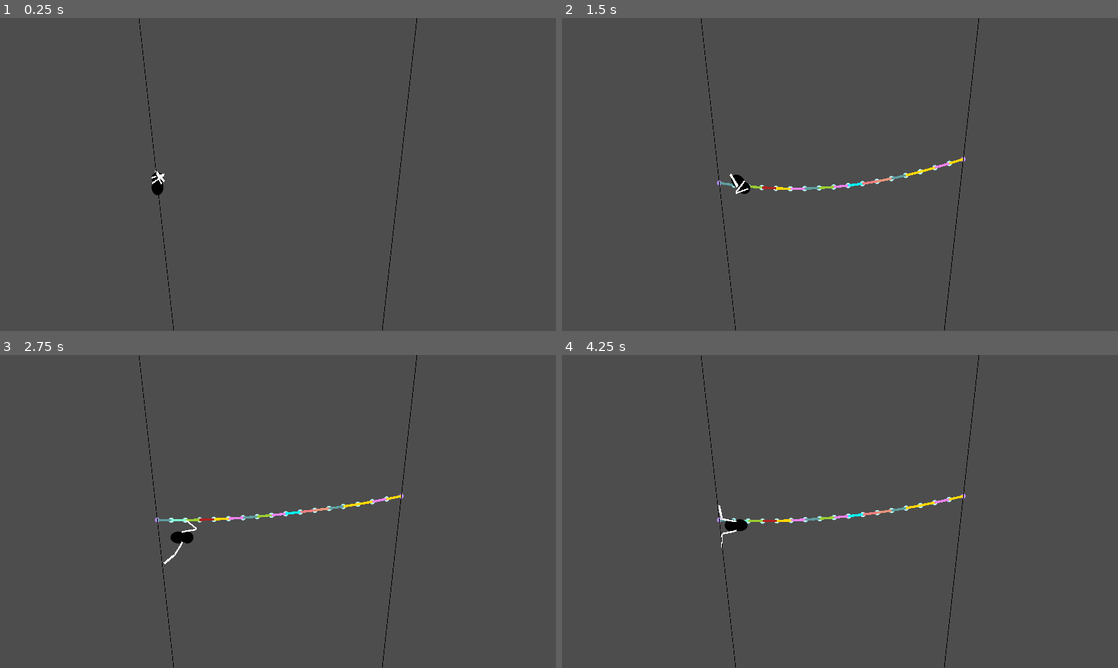
Above: before the commit, frames 1-4 (two rows, left to right).
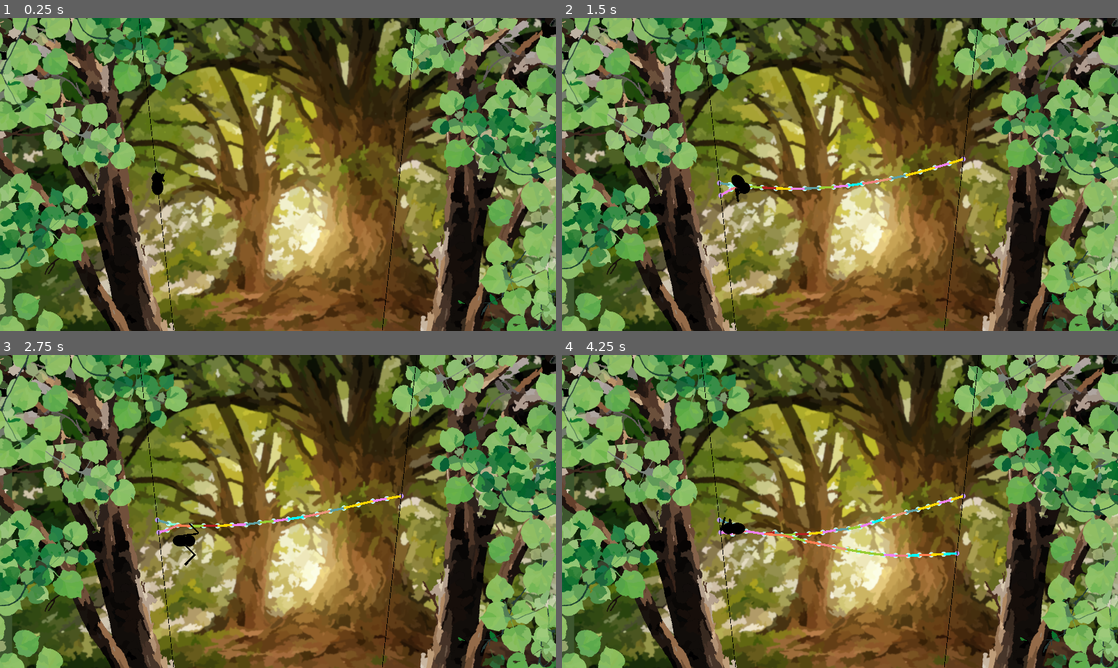
Above: after the commit, the same moments.

Repository: InRe-Dan/ld56
Game: Godot game, scene res://world/world.tscn
The game is run twice, just before and just after one commit, with the same random seed, the same clock (stepped at 60 frames per second) and the same inputs.
Inputs (mouse positions are in pixels of both pictures, inside the frame that each line leads up to):
- Up to frame 1 (0.25 s): no input
- Up to frame 2 (1.5 s): move the mouse to (962, 158) at 0.52 s; hold D (move_right) 0.53-1.28 s; click (962, 158) at 0.67 s; move the mouse to (728, 190) at 1.27 s; hold S (move_down) from 1.28 s (still down); click (728, 190) at 1.42 s
- Up to frame 3 (2.75 s): move the mouse to (333, 442) at 2.02 s; release S (move_down) at 2.03 s; hold D (move_right) from 2.03 s (still down); click (333, 442) at 2.17 s
- Up to frame 4 (4.25 s): move the mouse to (812, 574) at 2.77 s; release D (move_right) at 2.78 s; hold W (move_up) 2.78-3.53 s; click (812, 574) at 2.92 s; move the mouse to (1006, 558) at 3.52 s; hold A (move_left) from 3.53 s (still down); click (1006, 558) at 3.67 s

The runs differ from the first frame. In frame 1, 99% of the frame differs, in the area x 0-100%, y 0-100%; in frame 2, 98%; in frame 3, 99%; in frame 4, 99%.

Commit message:
Visual touchups, spider web cast improvements

Diff:
--- a/project.godot
+++ b/project.godot
@@ -23,6 +23,8 @@
 
 window/size/viewport_width=1920
 window/size/viewport_height=1080
+window/size/window_width_override=1280
+window/size/window_height_override=720
 window/stretch/mode="canvas_items"
 
 [dotnet]
--- a/spider/legs.gd
+++ b/spider/legs.gd
@@ -28,13 +28,10 @@
 		if area.has_overlapping_bodies():
 			for object : PhysicsBody2D in area.get_overlapping_bodies():
 				for object_child : Node in object.get_children():
-					print(object_child)
 					if object_child is CollisionPolygon2D:
 						var points : PackedVector2Array = object_child.polygon
 						var closest : Vector2 = NearestPointOnLine(points[0], points[1], node.global_position)
 						if closest != Vector2(-1, -1):
 							best_dist = closest.distance_to(node.global_position)
 							target = closest
-							print("1")
-		print(target)
 		marker.global_position = lerp(marker.global_position, target, 5 * delta)
--- a/spider/spider.gd
+++ b/spider/spider.gd
@@ -65,7 +65,9 @@
 ## Fires a web at the current mouse position
 func shoot_web() -> void:
 	web_cast.global_rotation = 0
-	web_cast.target_position = global_position.direction_to(get_global_mouse_position()) * 5000
+	var dir : Vector2 = global_position.direction_to(get_global_mouse_position())
+	web_cast.global_position = global_position + dir * 50
+	web_cast.target_position = dir * 5000
 	web_cast.force_raycast_update()
 	if web_cast.is_colliding():
 		factory.create_web(global_position, web_cast.get_collision_point())
--- a/spider/spider.tscn
+++ b/spider/spider.tscn
@@ -4,8 +4,8 @@
 [ext_resource type="Script" path="res://spider/legs.gd" id="3_yp1od"]
 
 [sub_resource type="Gradient" id="Gradient_b7iuv"]
-offsets = PackedFloat32Array(0, 0.59375, 0.634375, 0.996875)
-colors = PackedColorArray(0, 0, 0, 1, 0, 0, 0, 0.971787, 0, 0, 0, 0, 0, 0, 0, 0)
+offsets = PackedFloat32Array(0, 0.59375, 0.6, 0.996875)
+colors = PackedColorArray(0, 0, 0, 1, 0, 0, 0, 1, 0, 0, 0, 0, 0, 0, 0, 0)
 
 [sub_resource type="GradientTexture2D" id="GradientTexture2D_jljql"]
 gradient = SubResource("Gradient_b7iuv")
@@ -15,8 +15,8 @@
 fill_from = Vector2(0.5, 0.5)
 
 [sub_resource type="Gradient" id="Gradient_1whfc"]
-offsets = PackedFloat32Array(0, 0.59375, 0.634375, 0.996875)
-colors = PackedColorArray(0, 0, 0, 1, 0, 0, 0, 0.971787, 0, 0, 0, 0, 0, 0, 0, 0)
+offsets = PackedFloat32Array(0, 0.59375, 0.60625, 0.996875)
+colors = PackedColorArray(0, 0, 0, 1, 0, 0, 0, 1, 0, 0, 0, 0, 0, 0, 0, 0)
 
 [sub_resource type="GradientTexture2D" id="GradientTexture2D_twskm"]
 gradient = SubResource("Gradient_1whfc")
@@ -94,7 +94,8 @@
 collision_mask = 2
 
 [node name="WebCast" type="RayCast2D" parent="."]
-target_position = Vector2(1920, 0)
+position = Vector2(0, -59)
+target_position = Vector2(0, -100)
 collision_mask = 2
 
 [node name="Legs" type="Node2D" parent="."]
@@ -143,6 +144,7 @@
 position = Vector2(-0.107306, -0.459028)
 scale = Vector2(0.553522, 0.171015)
 points = PackedVector2Array(0, 0, 2.86277, 0.220215, 7.60832, 0.585266, 30.5221, 10.876)
+default_color = Color(0, 0, 0, 1)
 
 [node name="Bone2D2" type="Bone2D" parent="Legs/Skeleton2D/R1"]
 position = Vector2(17, 1)
@@ -153,6 +155,7 @@
 position = Vector2(-6.54321, 6.80228)
 scale = Vector2(0.345679, 0.244191)
 points = PackedVector2Array(20.4605, -25.9337, 65.6356, -27.9966)
+default_color = Color(0, 0, 0, 1)
 
 [node name="L1" type="Bone2D" parent="Legs/Skeleton2D"]
 position = Vector2(-17, 3)
@@ -165,6 +168,7 @@
 position = Vector2(-0.107306, -0.459028)
 scale = Vector2(0.553522, 0.171015)
 points = PackedVector2Array(0, 0, 2.86277, 0.220215, 7.60832, 0.585266, 30.5221, 10.876)
+default_color = Color(0, 0, 0, 1)
 
 [node name="Bone2D2" type="Bone2D" parent="Legs/Skeleton2D/L1"]
 position = Vector2(17, 1)
@@ -177,3 +181,4 @@
 position = Vector2(-3.86452, 6.48502)
 scale = Vector2(0.162642, 0.244191)
 points = PackedVector2Array(20.4605, -25.9337, 12.5831, 36.0064)
+default_color = Color(0, 0, 0, 1)
--- a/web/web_factory.tscn
+++ b/web/web_factory.tscn
@@ -3,6 +3,7 @@
 [ext_resource type="Script" path="res://web/web_factory.gd" id="1_rhbia"]
 
 [sub_resource type="CircleShape2D" id="CircleShape2D_e8hd3"]
+radius = 20.0
 
 [node name="WebFactory" type="Node2D" groups=["web_factory"]]
 script = ExtResource("1_rhbia")
--- a/world/world.tscn
+++ b/world/world.tscn
@@ -1,11 +1,16 @@
-[gd_scene load_steps=4 format=3 uid="uid://4a2wbnhvgulj"]
+[gd_scene load_steps=5 format=3 uid="uid://4a2wbnhvgulj"]
 
 [ext_resource type="Script" path="res://world/world.gd" id="1_m6c00"]
 [ext_resource type="PackedScene" uid="uid://dqyqlpicgb0dq" path="res://web/web_factory.tscn" id="2_u3u5w"]
 [ext_resource type="PackedScene" uid="uid://d3ud2rqlsvy6p" path="res://spider/spider.tscn" id="3_pypjb"]
+[ext_resource type="Texture2D" uid="uid://bxw34dyx2cgac" path="res://assets/background_1.png" id="4_2hkic"]
 
 [node name="World" type="Node2D"]
 script = ExtResource("1_m6c00")
+
+[node name="Sprite2D" type="Sprite2D" parent="."]
+texture = ExtResource("4_2hkic")
+centered = false
 
 [node name="WebFactory" parent="." instance=ExtResource("2_u3u5w")]
 
Binary file added: assets/background_1.png
Not shown, added: assets/background_1.png.import
